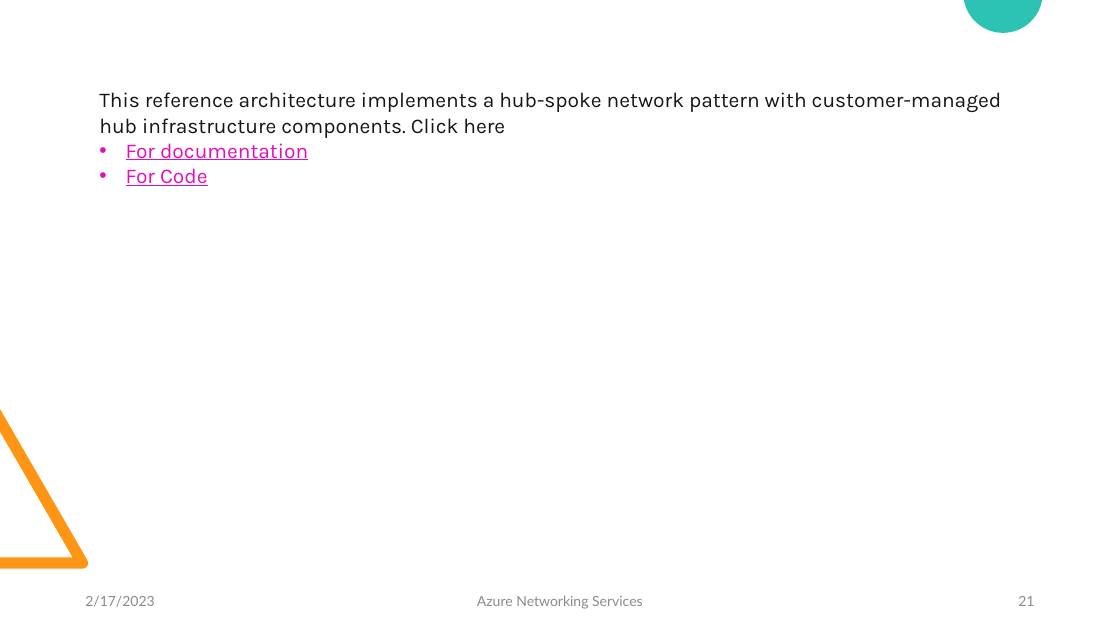
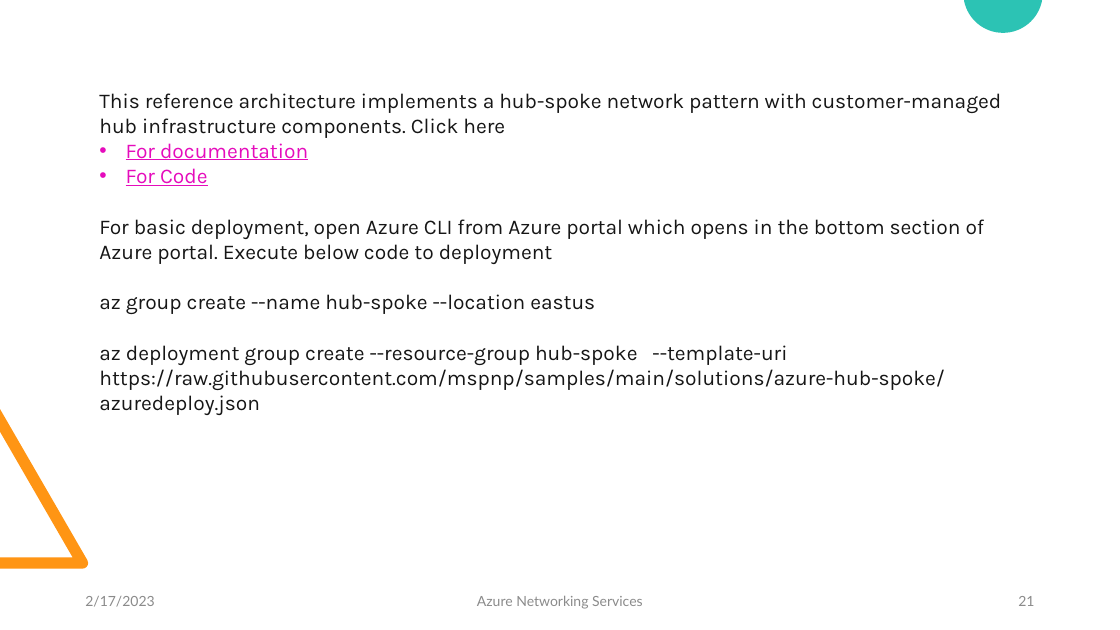
Before and after one commit to adchoudhary/SessionAzure, a slide deck: slide 21 of Azure Networking.pptx. Drawn at 1120x630 pixels with LibreOffice and Linux fonts; fonts in the diff are those of the drawing. Boxes give left, top, right and bottom in pixels: in the first picture for what was removed or moved away, otherwise in the second. Text is boxed around its words. In the diff, an @@ line names an element or a change of style, - is before the commit and + after.

```diff
--- a/Azure Networking.pptx
+++ b/Azure Networking.pptx
@@ text at bbox=[99, 219, 985, 415]: paragraphs added @@
+For basic deployment, open Azure CLI from Azure portal which opens in the bottom section of Azure portal. Execute below code to deployment
+az group create --name hub-spoke --location eastus
+az deployment group create --resource-group hub-spoke --template-uri https://raw.githubusercontent.com/mspnp/samples/main/solutions/azure-hub-spoke/azuredeploy.json
```
